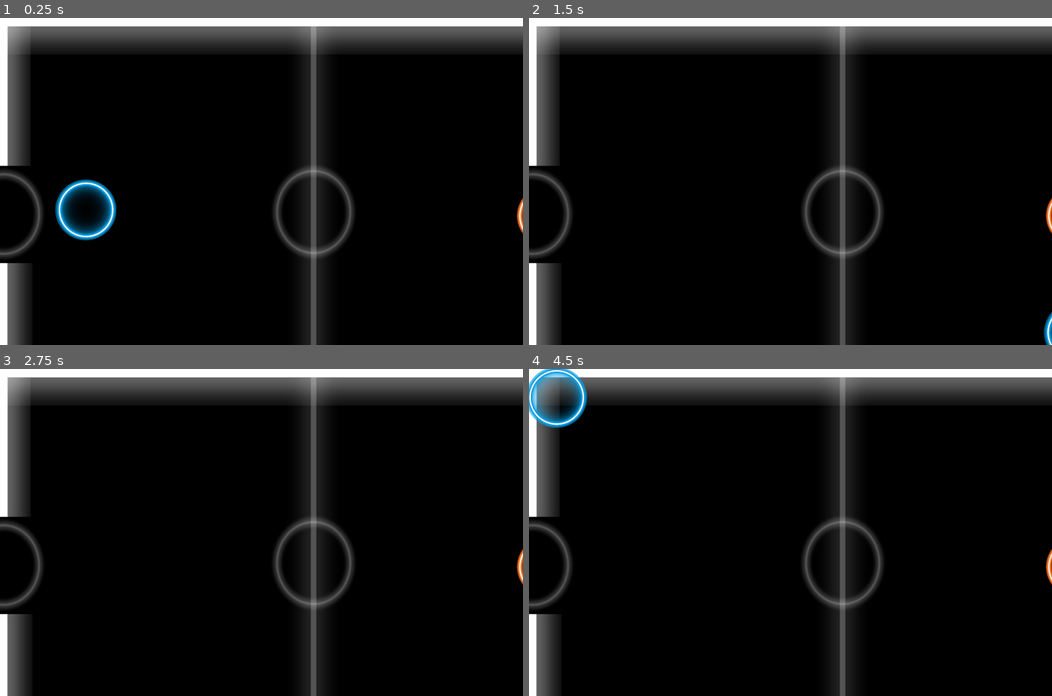
Above: before the commit, frames 1-4 (two rows, left to right).
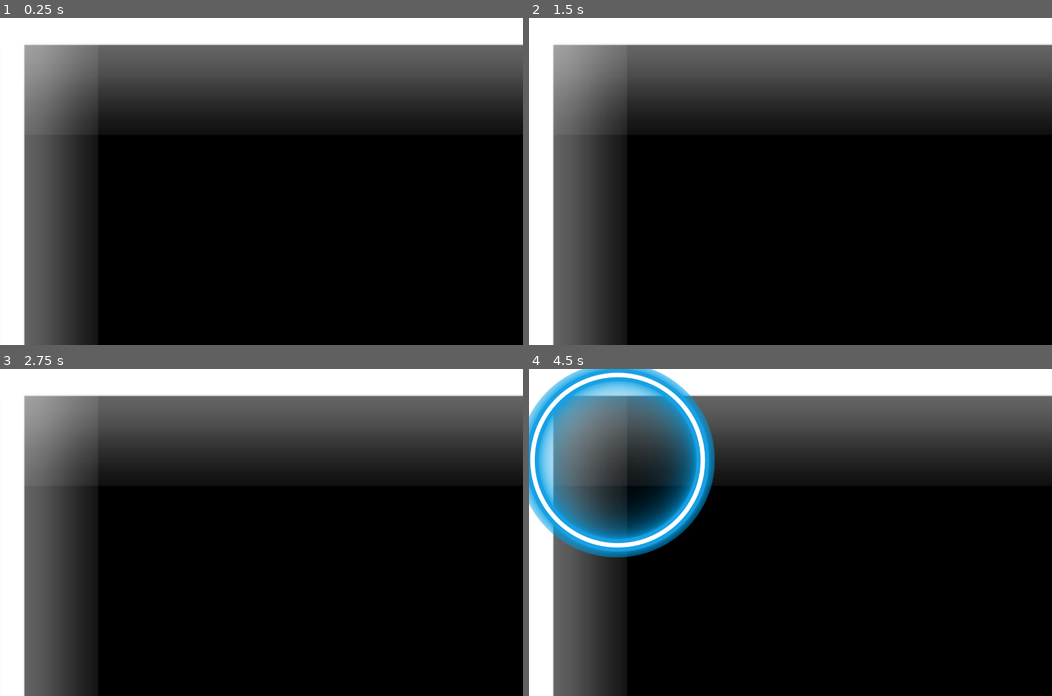
Above: after the commit, the same moments.

Repository: zohaib642/Hockey-Lite
Game: Godot game, scene res://scenes/map.tscn
Two runs of this game, one before a commit and one after it. Both use one fixed random seed, a clock stepped at 60 frames per second and the inputs below.
Inputs:
- Up to frame 1 (0.25 s): no input
- Up to frame 2 (1.5 s): tap Enter at 0.5 s; hold D (pk1right) 0.53-1.28 s; hold S (pk1down) from 1.28 s (still down)
- Up to frame 3 (2.75 s): tap Space at 2 s; release S (pk1down) at 2.03 s; hold D (pk1right) from 2.03 s (still down)
- Up to frame 4 (4.5 s): tap Enter at 2.75 s; release D (pk1right) at 2.78 s; hold W (pk1up) 2.78-3.53 s; tap Space at 3.5 s; hold A (pk1left) from 3.53 s (still down)

The runs differ from the first frame. In frame 1, 44% of the frame differs, in the area x 0-100%, y 2-100%; in frame 2, 43%; in frame 3, 43%; in frame 4, 47%, in the area x 0-100%, y 0-100%.

Commit message:
screen size

Diff:
--- a/project.godot
+++ b/project.godot
@@ -17,8 +17,8 @@
 
 [display]
 
-window/size/viewport_width=3072
-window/size/viewport_height=1920
+window/size/viewport_width=800
+window/size/viewport_height=500
 
 [input]
 
--- a/scenes/map.tscn
+++ b/scenes/map.tscn
@@ -1,8 +1,7 @@
-[gd_scene load_steps=14 format=3 uid="uid://ns6a2xtxjrqc"]
+[gd_scene load_steps=13 format=3 uid="uid://ns6a2xtxjrqc"]
 
 [ext_resource type="Texture2D" uid="uid://cd1fxpuc7wmeu" path="res://AIR HOCKEY/2.png" id="1_ag4oi"]
 [ext_resource type="Texture2D" uid="uid://c7hx4cuy3i1aq" path="res://AIR HOCKEY/border.png" id="1_ccq4d"]
-[ext_resource type="Script" path="res://scenes/move.gd" id="2_tx3be"]
 [ext_resource type="Texture2D" uid="uid://byjn7kbkamoxh" path="res://AIR HOCKEY/3.png" id="3_7qc5p"]
 [ext_resource type="Script" path="res://scenes/character_body_2d.gd" id="4_ali1h"]
 [ext_resource type="Script" path="res://scenes/move2.gd" id="4_l45tf"]
@@ -34,13 +33,6 @@
 position = Vector2(1535.5, 959.375)
 scale = Vector2(1.61632, 1.8072)
 texture = ExtResource("1_ccq4d")
-
-[node name="leftPdl" type="Sprite2D" parent="."]
-visible = false
-position = Vector2(970, 1346)
-scale = Vector2(0.6, 0.6)
-texture = ExtResource("1_ag4oi")
-script = ExtResource("2_tx3be")
 
 [node name="rightPdl" type="Sprite2D" parent="."]
 position = Vector2(2678, 968)
